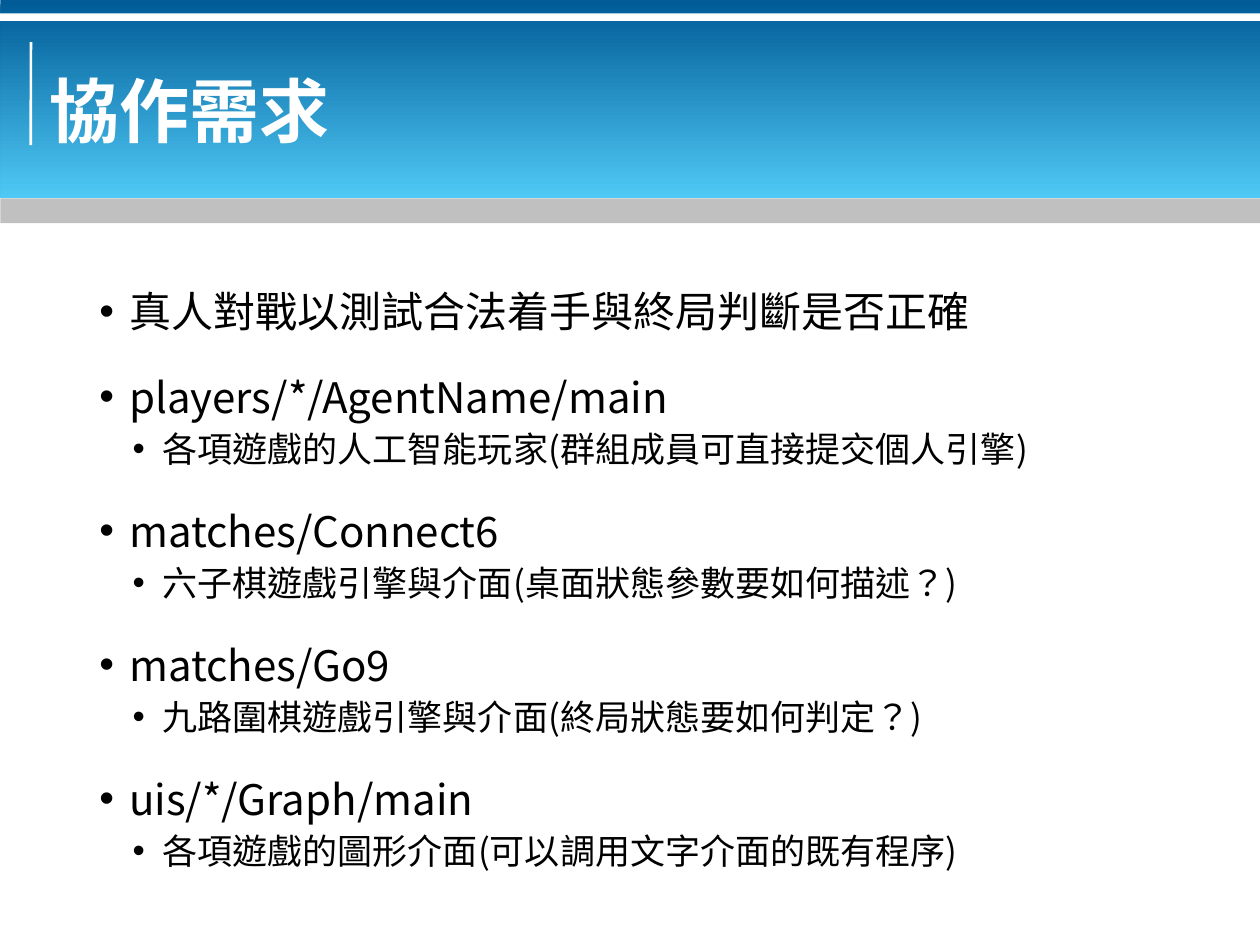
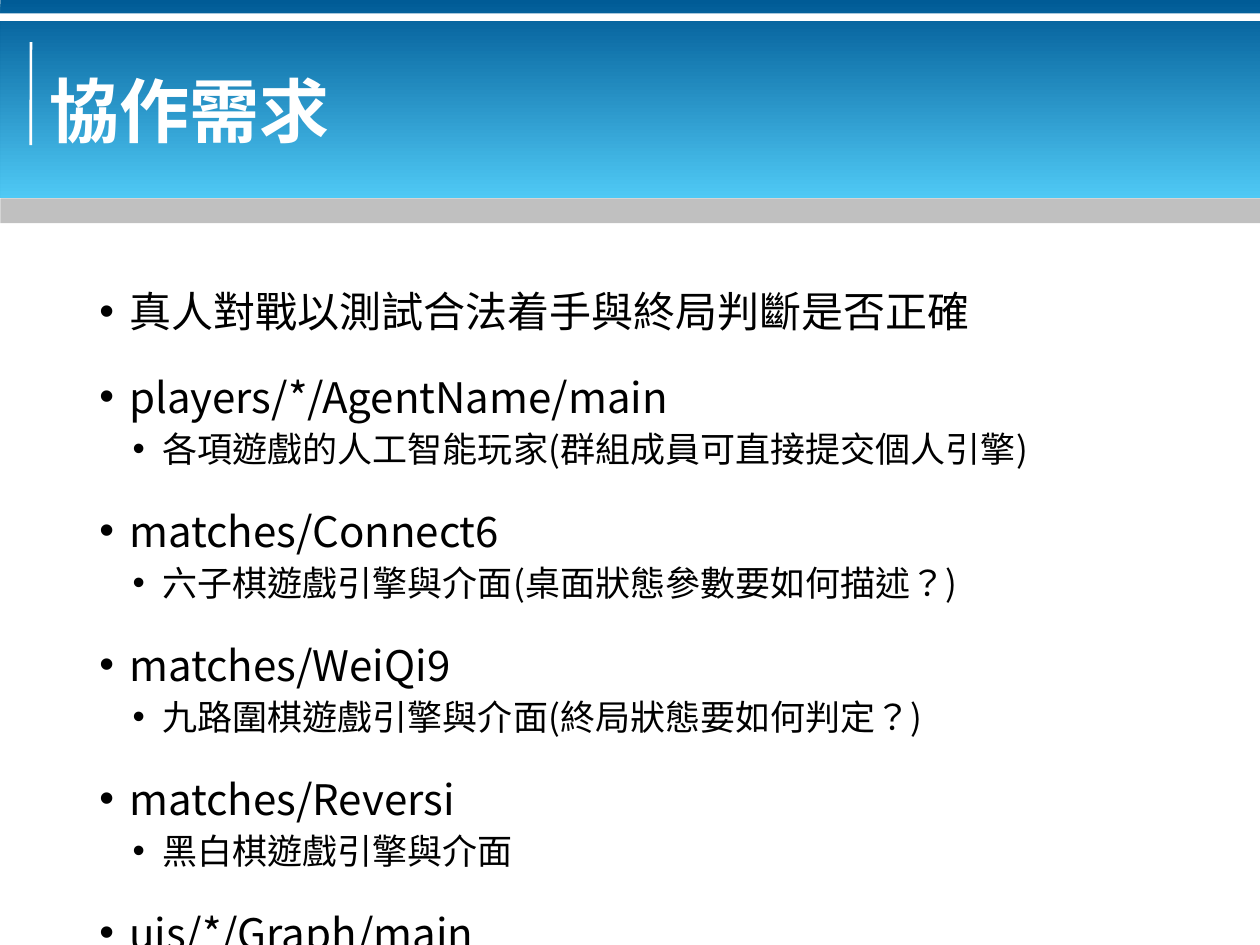
Before and after one commit to bluebat/.presentations, a slide deck: slide 12 of gamelets-arena-for-ai-players.odp. Drawn at 1260x945 pixels with LibreOffice and Linux fonts; fonts in the diff are those of the drawing; background and template pictures are left out. Boxes give left, top, right and bottom in pixels: in the first picture for what was removed or moved away, otherwise in the second. Text is boxed around its words. In the diff, an @@ line names an element or a change of style, - is before the commit and + after.

```diff
--- a/gamelets-arena-for-ai-players.odp
+++ b/gamelets-arena-for-ai-players.odp
@@ text at (x1=129, y1=647, x2=450, y2=689): text changed @@
-• matches/Go9
+• matches/WeiQi9
@@ text at (x1=129, y1=781, x2=513, y2=867): paragraphs added @@
+• matches/Reversi
+  • 黑白棋遊戲引擎與介面
```
Also in this commit, not shown: 2 other slides changed.
